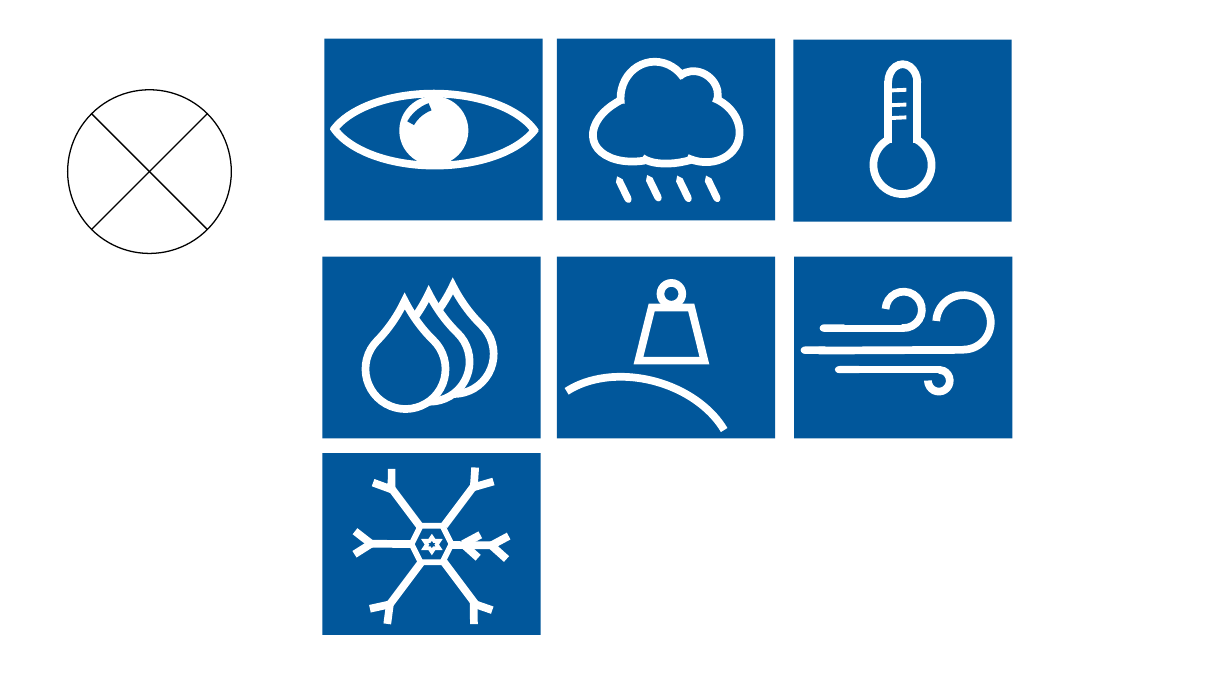
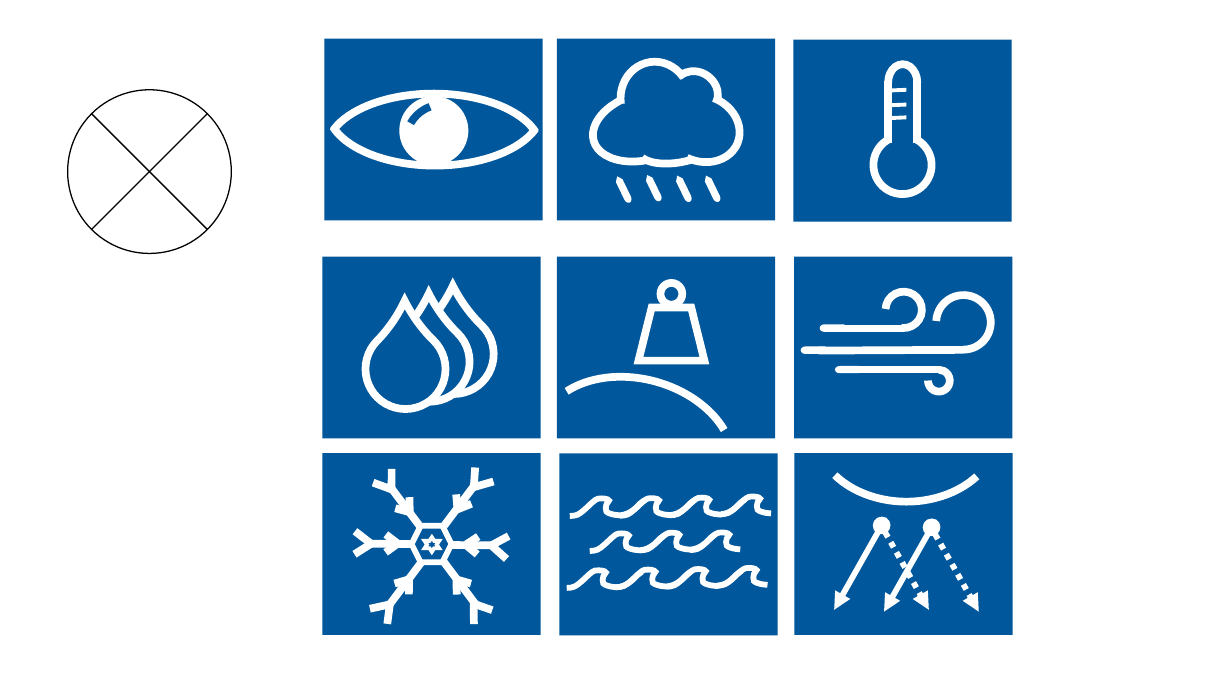
Before and after one commit to paserv/GAE, a slide deck: slide 3 of MadMeteo/res/icons.pptx. Drawn at 1232x693 pixels with LibreOffice and Linux fonts; fonts in the diff are those of the drawing. Boxes give left, top, right and bottom in pixels: in the first picture for what was removed or moved away, otherwise in the second. Text is boxed around its words. In the diff, an @@ line names an element or a change of style, - is before the commit and + after.

```diff
--- a/MadMeteo/res/icons.pptx
+++ b/MadMeteo/res/icons.pptx
@@ arc (boxed as its full ellipse) added at (x1=815, y1=360, x2=999, y2=502), outline #FFFFFF 6 pt @@
@@ rectangle added at (x1=559, y1=454, x2=777, y2=636), fill #01579B @@
@@ rectangle added at (x1=795, y1=453, x2=1013, y2=635), fill #01579B @@
@@ line added from (409, 512) to (396, 508), #FFFFFF 6 pt @@
@@ line added from (410, 513) to (409, 497), #FFFFFF 6 pt @@
@@ line added from (457, 509) to (471, 504), #FFFFFF 6 pt @@
@@ line added from (457, 509) to (457, 494), #FFFFFF 6 pt @@
@@ line added from (398, 544) to (386, 534), #FFFFFF 6 pt @@
@@ line moved from (463, 544) - (481, 535) to (467, 544) - (479, 537) @@
@@ group added at (x1=567, y1=496, x2=771, y2=588): 11 freeform shapes @@
@@ group added at (x1=835, y1=525, x2=979, y2=612): 4 double arrows @@
@@ line added from (397, 544) to (385, 553), #FFFFFF 6 pt @@
@@ line moved from (462, 543) - (479, 558) to (466, 544) - (477, 555) @@
@@ line added from (409, 579) to (395, 584), #FFFFFF 6 pt @@
@@ line added from (409, 580) to (409, 594), #FFFFFF 6 pt @@
@@ line added from (457, 579) to (457, 594), #FFFFFF 6 pt @@
@@ line added from (457, 579) to (471, 584), #FFFFFF 6 pt @@
```
Also in this commit, not shown: 1 slide added, 1 slide removed, 15 other files.
